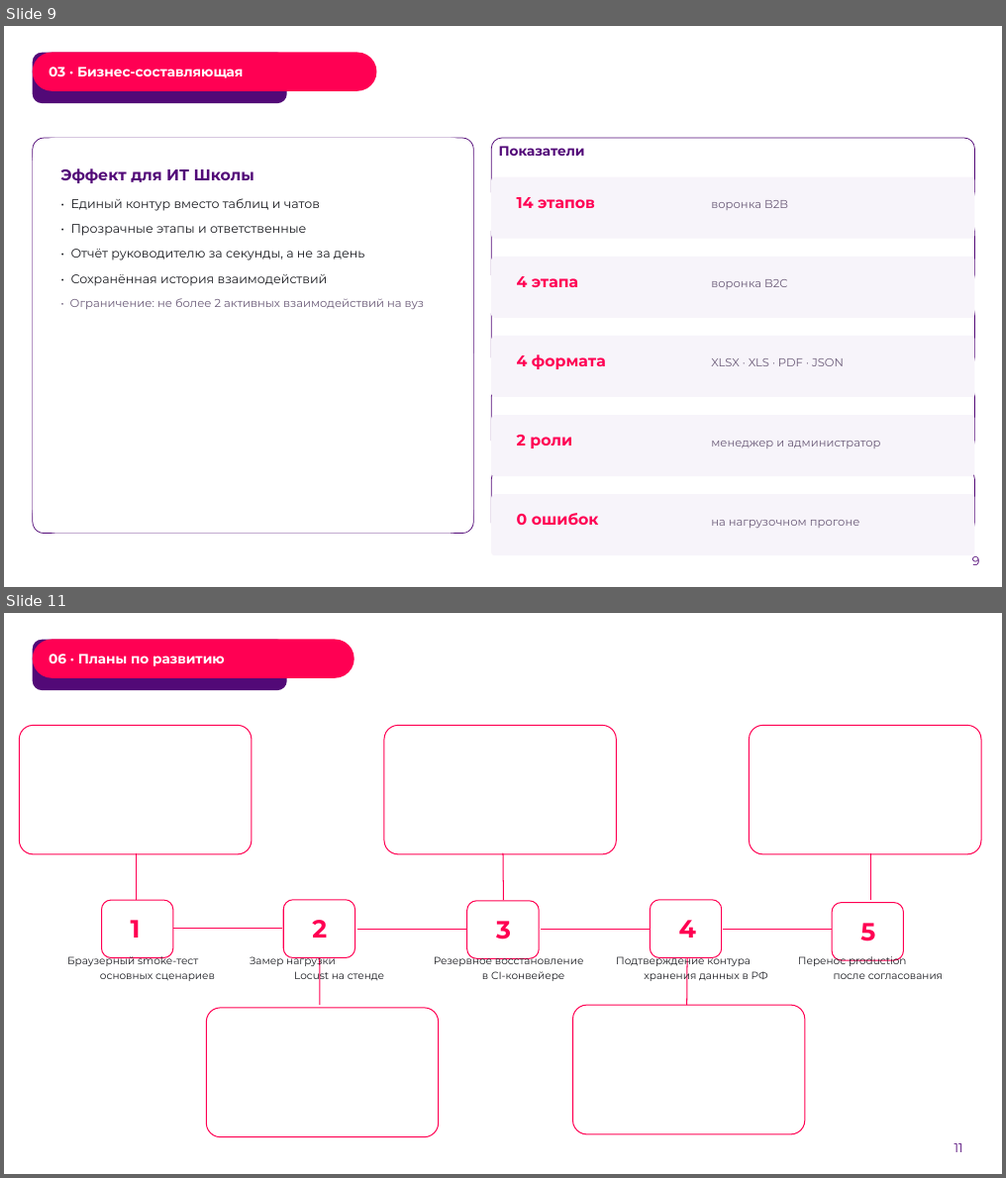
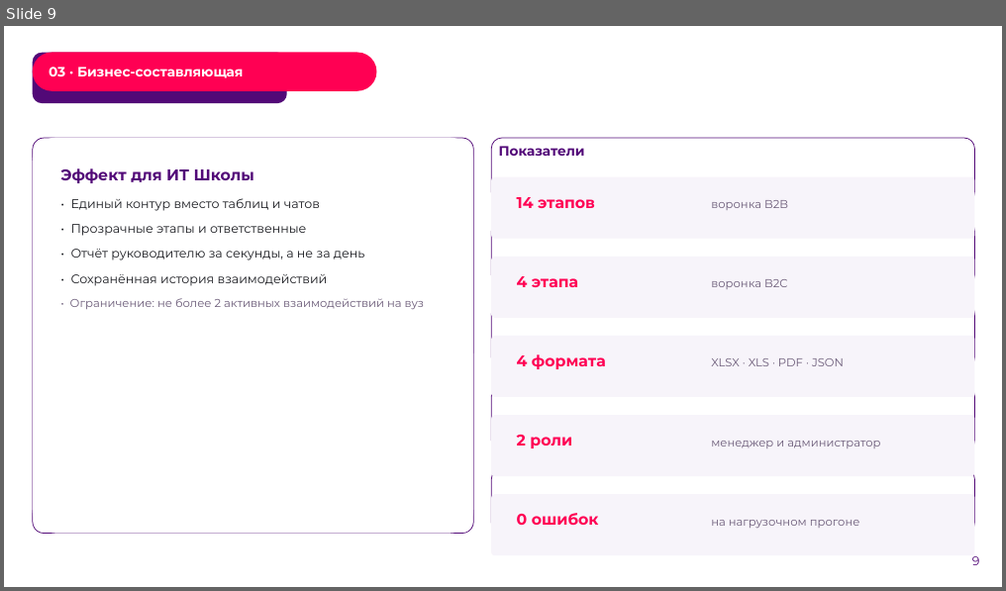
Before and after one commit to Pavel1778/rtk-crm, a slide deck: docs/presentation/RTK-CRM-LCT2026.pptx. Shown one above the other, each under a label of ours: slides 9 and 11 before the commit, slide 9 after it; the slides between them are not shown. The pictures are 1006x1178 and 1006x591 pixels, drawn with LibreOffice and Linux fonts; fonts in the diff are those of the drawing; background and template pictures are left out. Boxes give left, top, right and bottom in pixels: in the first picture for what was removed or moved away, otherwise in the second. Text is boxed around its words. In the diff, an @@ line names an element or a change of style, - is before the commit and + after.

Commit message:
docs(presentation): презентация сокращена до 11 слайдов
Слайды «Планы по развитию», «Нагрузочный прогон» и «Контакты» свёрнуты в
соседние: обязательные блоки шаблона ЛЦТ сохранены, но защита укладывается
в короткий регламент. QR на репозиторий и контакты перенесены на слайд
демонстрации, тексты pitch.md синхронизированы с новой структурой.

```diff
--- a/docs/presentation/RTK-CRM-LCT2026.pptx
+++ b/docs/presentation/RTK-CRM-LCT2026.pptx
@@ slide 11 removed at bbox=[4, 613, 1002, 1174], background picture (left out) @@
@@ freeform shape removed at bbox=[33, 639, 287, 690] @@
@@ rounded rectangle removed at bbox=[33, 639, 354, 678] @@
-06 · Планы по развитию
@@ freeform shape removed at bbox=[19, 725, 981, 1138] @@
@@ freeform shape removed at bbox=[136, 854, 871, 1005] @@
@@ freeform shape removed at bbox=[101, 900, 173, 959] @@
@@ freeform shape removed at bbox=[283, 900, 355, 959] @@
@@ freeform shape removed at bbox=[467, 901, 540, 959] @@
@@ freeform shape removed at bbox=[650, 900, 722, 959] @@
@@ freeform shape removed at bbox=[832, 903, 904, 960] @@
@@ text removed at bbox=[131, 920, 141, 938] @@
-1
@@ text removed at bbox=[312, 920, 327, 938] @@
-2
@@ text removed at bbox=[496, 921, 511, 940] @@
-3
@@ text removed at bbox=[679, 920, 696, 938] @@
-4
@@ text removed at bbox=[860, 923, 875, 942] @@
-5
@@ text removed at bbox=[67, 955, 215, 981] @@
-Браузерный smoke-тест
-основных сценариев
@@ text removed at bbox=[250, 955, 384, 981] @@
-Замер нагрузки
-Locust на стенде
@@ text removed at bbox=[434, 955, 584, 981] @@
-Резервное восстановление
-в CI-конвейере
@@ text removed at bbox=[616, 955, 768, 981] @@
-Подтверждение контура
-хранения данных в РФ
@@ text removed at bbox=[798, 955, 943, 979] @@
-Перенос production
-после согласования
@@ text removed at bbox=[954, 1144, 963, 1153] @@
-11
```
Also in this commit, not shown: 2 slides changed, 2 other slides removed, 3 other files.
